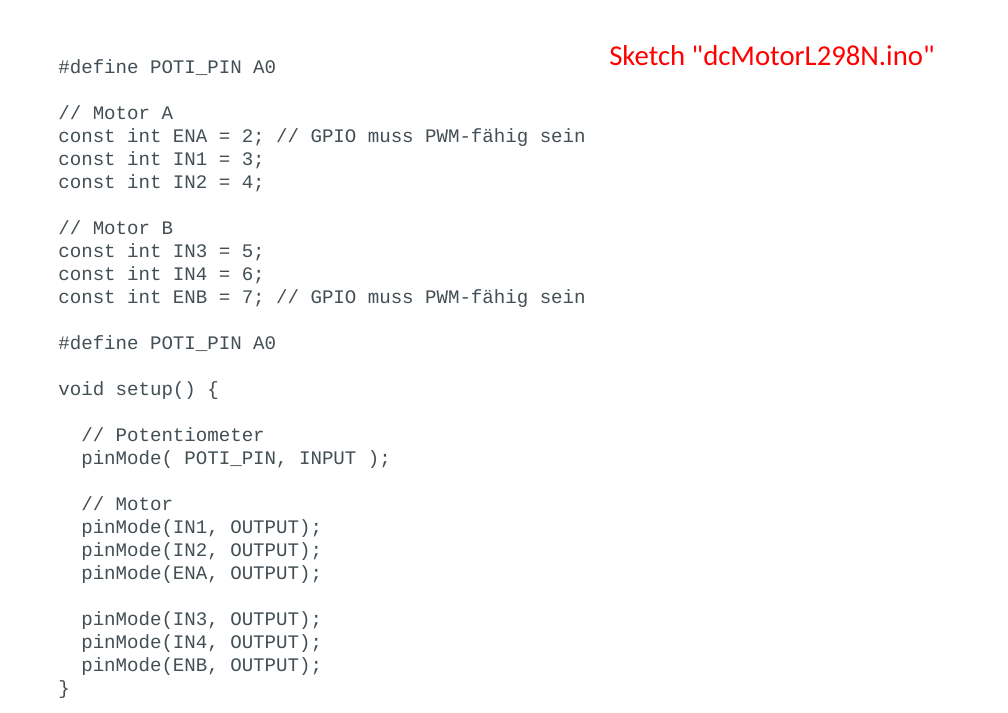
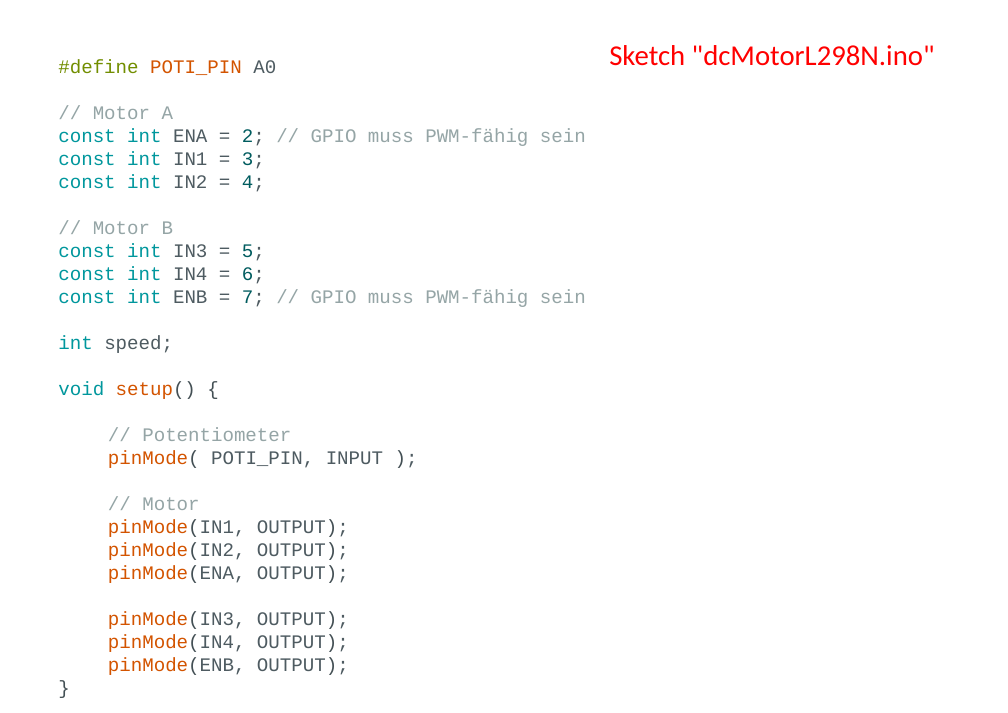
Before and after one commit to markhoff28/ztlArduinoCourse, a slide deck: slide 6 of Advanced/Workshop DC-Motor.odp. Drawn at 1008x713 pixels with LibreOffice and Linux fonts; fonts in the diff are those of the drawing. Boxes give left, top, right and bottom in pixels: in the first picture for what was removed or moved away, otherwise in the second. Text is boxed around its words. In the diff, an @@ line names an element or a change of style, - is before the commit and + after.

```diff
--- a/Advanced/Workshop DC-Motor.odp
+++ b/Advanced/Workshop DC-Motor.odp
@@ text at (58, 60, 586, 675): text colour #434F54 to #728E00 in "#define"; text colour #434F54 to #D35400 in "POTI_PIN", "setup()", "pinMode(", "pinMode(IN1," and 5 more places; text colour #434F54 to #4E5B61 in "A0", "ENA = 2;", "IN1 = 3;", "IN2 = 4;" and 10 more places; highlight #FFFFFF to none; text colour #434F54 to #95A5A6 in "// Motor A", "// GPIO muss PWM-fähig sein", "// Motor B", "// GPIO muss PWM-fähig sein" and 2 more places; text colour #434F54 to #00979D in "const int", "const int", "const int", "const int" and 3 more places; text colour #434F54 to #005C5F in "2;", "3;", "4;", "5;" and 2 more places @@
@@ text at (58, 336, 173, 353): text changed; text colour #434F54 to #4E5B61 @@
-#define POTI_PIN A0
+int speed;
```
Also in this commit, not shown: 4 other slides changed, 1 slide added, 1 slide removed, 13 other files.
